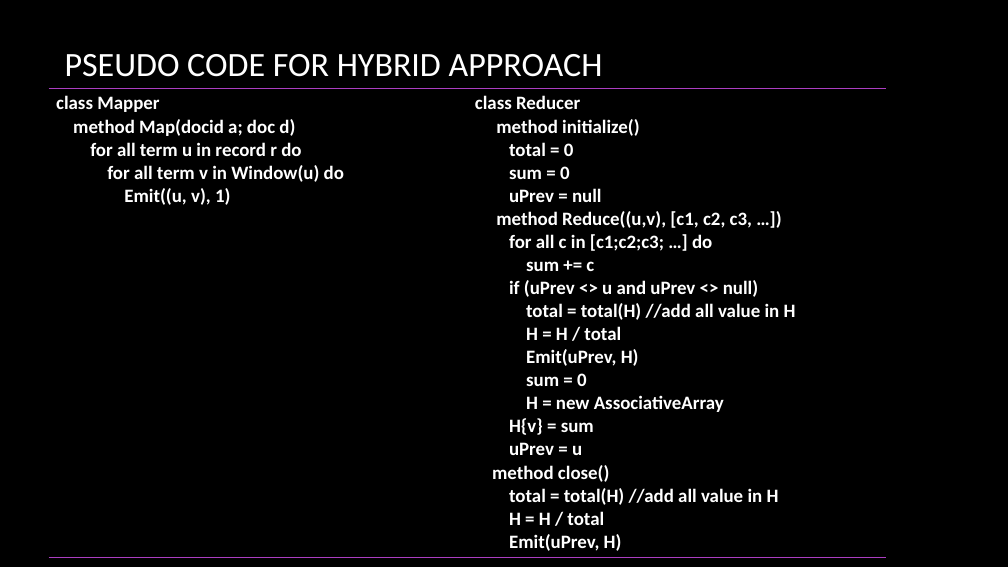
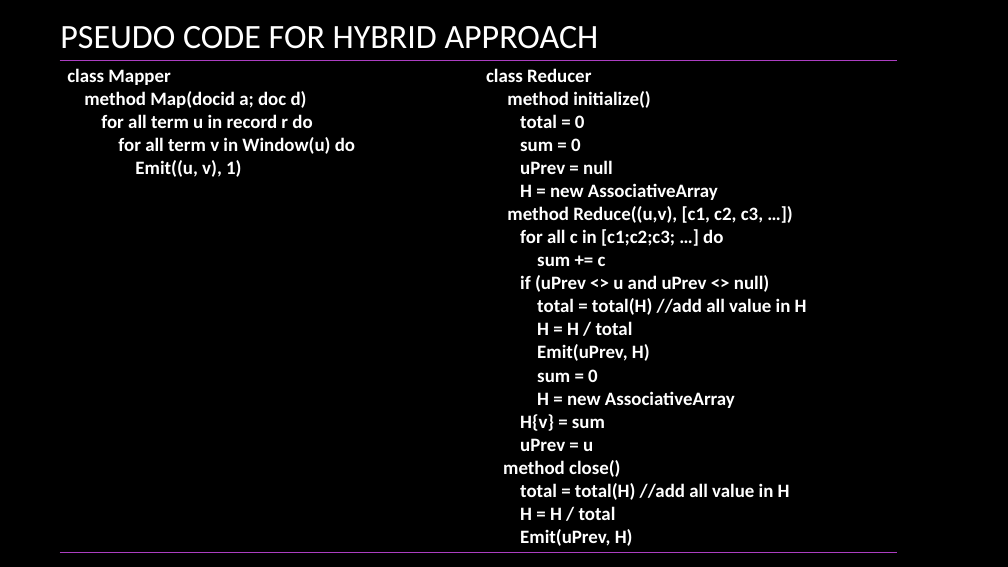
Before and after one commit to jij000/big-data-project, a slide deck: slide 22 of Big DATA Technology.pptx. Drawn at 1008x567 pixels with LibreOffice and Linux fonts; fonts in the diff are those of the drawing; background and template pictures are left out. Boxes give left, top, right and bottom in pixels: in the first picture for what was removed or moved away, otherwise in the second. Text is boxed around its words. In the diff, an @@ line names an element or a change of style, - is before the commit and + after.

Commit message:
update

```diff
--- a/Big DATA Technology.pptx
+++ b/Big DATA Technology.pptx
@@ title "PSEUDO CODE FOR HYBRID APPROACH": place and size @@
-title "PSEUDO CODE FOR HYBRID APPROACH" at box(65, 54, 603, 77)
+title "PSEUDO CODE FOR HYBRID APPROACH" at box(60, 26, 599, 49)
@@ table at box(60, 60, 898, 550) @@
-row 1, column 2: class Reducer / method initialize() / total = 0 / sum = 0 / uPrev = null / method Reduce((u,v), [c1, c2, c3, …]) / for all c in [c1;c2;c3; …] do / sum += c / if (uPrev <> u and uPrev <> null) / total = total(H) //add all value in H / H = H / total / Emit(uPrev, H) / sum = 0 / H = new AssociativeArray / H{v} = sum / uPrev = u / method close() / total = total(H) //add all value in H / H = H / total / Emit(uPrev, H)
+row 1, column 2: class Reducer / method initialize() / total = 0 / sum = 0 / uPrev = null / H = new AssociativeArray / method Reduce((u,v), [c1, c2, c3, …]) / for all c in [c1;c2;c3; …] do / sum += c / if (uPrev <> u and uPrev <> null) / total = total(H) //add all value in H / H = H / total / Emit(uPrev, H) / sum = 0 / H = new AssociativeArray / H{v} = sum / uPrev = u / method close() / total = total(H) //add all value in H / H = H / total / Emit(uPrev, H)
@@ table: place and size @@
-table at box(48, 88, 886, 555)
+table at box(60, 60, 898, 550)
```
